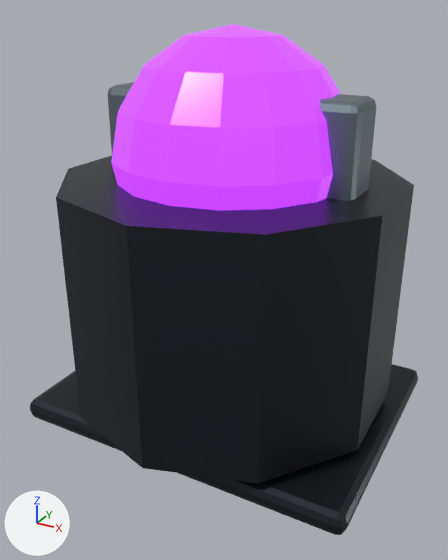
Before and after pictures for a commit that changed the glTF model public/assets/models/cinder-prototype-units.glb.
Before and after are seen from a 50 mm camera at (1.02, -1.91, 1.49) aimed at (-0.1, 0.11, 0.48). Every picture has the same lights, and +X, +Y and +Z are marked at lower left. The picture after the commit comes second. Where no turn or scale is listed for an object, it has been applied to the vertices.

Before the edit, the objects in view are built like this:
```python
me_cube_762 = bpy.data.meshes.new('Cube.762')
me_cube_762.from_pydata(...)  # 56 vertices, 108 faces; spans x -0.651..0.651, y -0.496..0.496, z -0.04..0.04
me_cube_762.materials.append(mat_soot_blackmetal)  # dark grey #2c3238
me_cube_768 = bpy.data.meshes.new('Cube.768')
me_cube_768.from_pydata(...)  # 56 vertices, 108 faces; spans x -0.47..0.47, y -0.1..0.1, z -0.62..0.62
me_cube_768.materials.append(mat_oxidized_metal)  # grey #7c898e
me_sphere_007 = bpy.data.meshes.new('Sphere.007')
me_sphere_007.from_pydata(...)  # a UV sphere (16 segments, 8 rings, poles along z) spanning x -0.422..0.422, y -0.422..0.422, z -0.422..0.422
me_sphere_007.materials.append(mat_arc_violet)  # purple #8645ad, glowing purple #aa36ff
ob_tower_wall_slab = bpy.data.objects.new('Tower_Wall slab', me_cube_768)
ob_tower_wall_slab.location = (0.0, 0.0, 0.62)
ob_unit_blackcomet_head = bpy.data.objects.new('Unit_BlackComet head', me_sphere_007)
ob_unit_blackcomet_head.location = (0.0, 0.0, 1.023)
ob_unit_blackcomet_shadow_plate = bpy.data.objects.new('Unit_BlackComet shadow plate', me_cube_762)
ob_unit_blackcomet_shadow_plate.location = (0.0, 0.0, 0.04)
# also in view: 'Unit_BlackComet body' at (0.0, 0.0, 0.53)
```
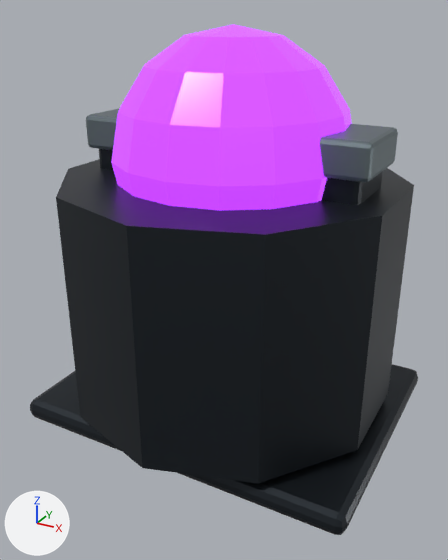
What the commit changed:
Mesh me_cube_781 is new.
It has 56 vertices, 108 faces and spans x -0.07..0.07, y -0.13..0.13, z -0.54..0.54.
It uses material mat_soot_blackmetal (dark grey #2c3238).
Mesh me_cube_783 is new.
It has 56 vertices, 108 faces and spans x -0.1..0.1, y -0.15..0.15, z -0.06..0.06.
It uses material mat_oxidized_metal (grey #7c898e).
Mesh me_cube_777 is new.
It has 56 vertices, 108 faces and spans x -0.07..0.07, y -0.13..0.13, z -0.54..0.54.
It uses material mat_soot_blackmetal (dark grey #2c3238).
Mesh me_cube_779 is new.
It has 56 vertices, 108 faces and spans x -0.1..0.1, y -0.15..0.15, z -0.06..0.06.
It uses material mat_oxidized_metal (grey #7c898e).
Object 'Tower_Wall slab' (ob_tower_wall_slab) is deleted.
Object 'Tower_Wall_End_Positive post' (ob_tower_wall_end_positive_post) is new; it shows me_cube_781.
Its location is (0.43, 0.0, 0.54).
Object 'Tower_Wall_End_Positive crown' (ob_tower_wall_end_positive_crown) is new; it shows me_cube_783.
Its location is (0.43, 0.0, 1.08).
Object 'Tower_Wall_End_Negative post' (ob_tower_wall_end_negative_post) is new; it shows me_cube_777.
Its location is (-0.43, 0.0, 0.54).
Object 'Tower_Wall_End_Negative crown' (ob_tower_wall_end_negative_crown) is new; it shows me_cube_779.
Its location is (-0.43, 0.0, 1.08).

Boxes (x1, y1, x2, y2) around the edits, measured in the pictures (448 x 560 px):
'Tower_Wall slab', deleted: before (108, 82, 376, 201)
'Tower_Wall_End_Positive crown', added: after (320, 124, 398, 183)
'Tower_Wall_End_Positive post', added: after (322, 171, 383, 205)
'Tower_Wall_End_Negative crown', added: after (86, 109, 119, 150)
'Tower_Wall_End_Negative post', added (mostly hidden): after (99, 149, 113, 170)
